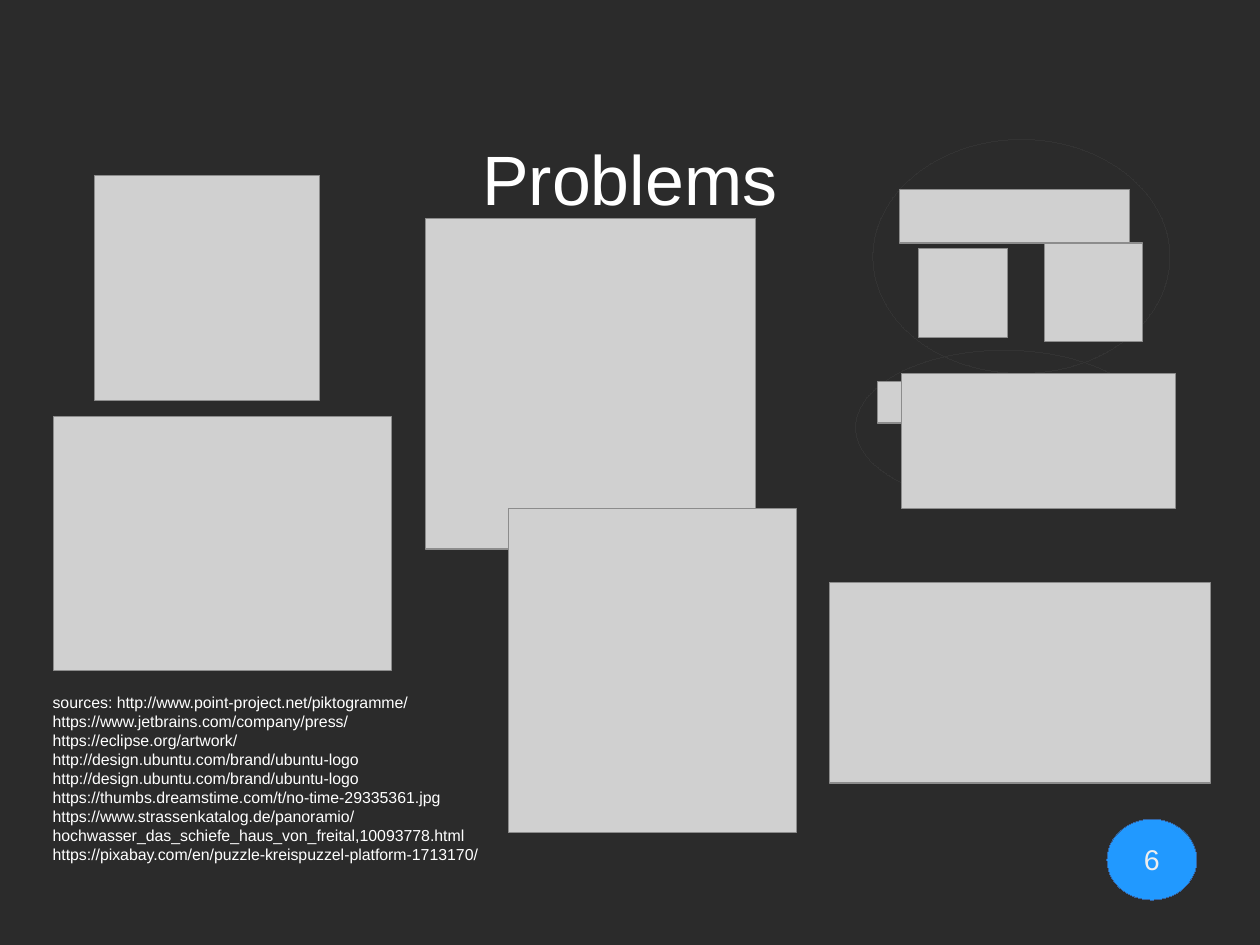
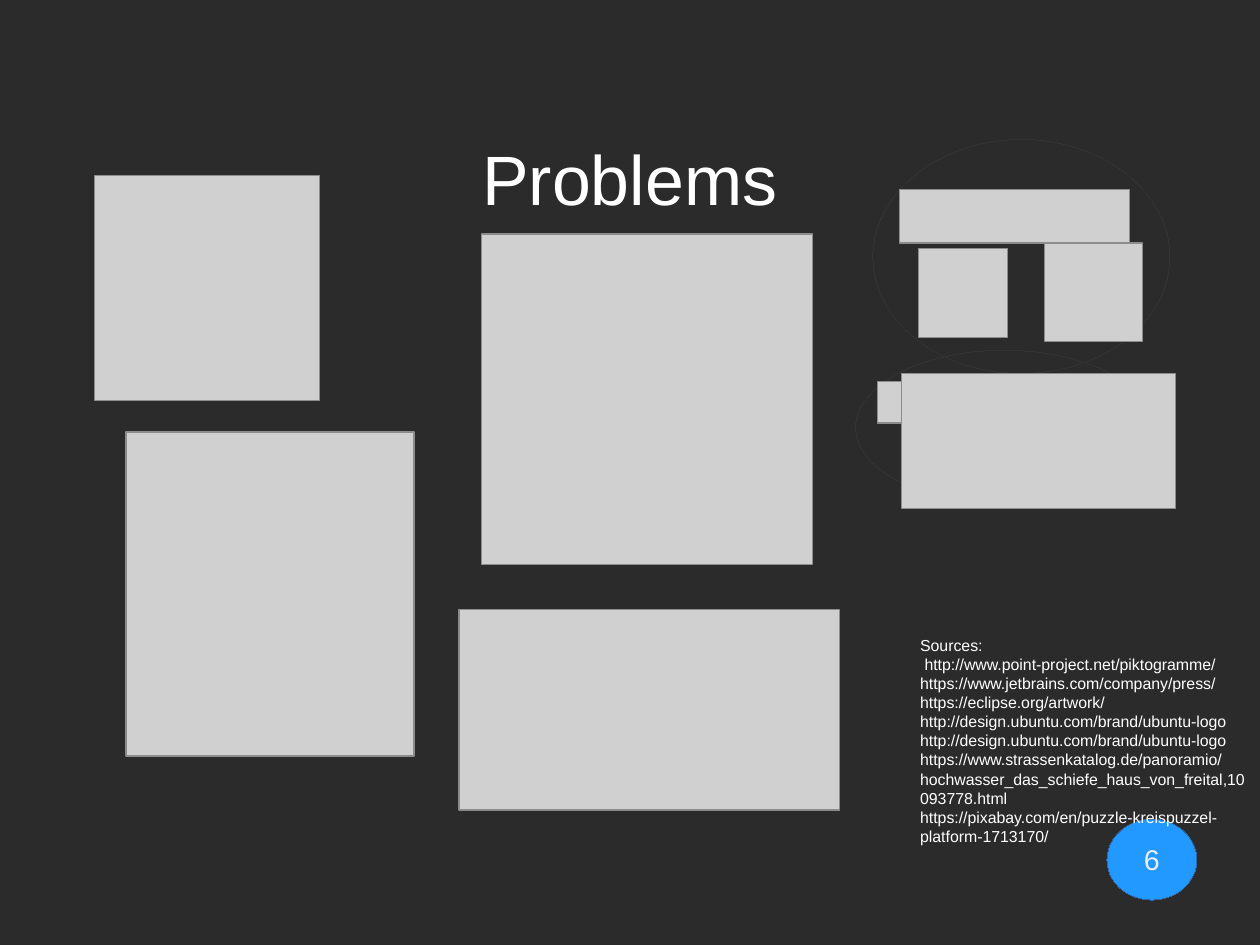
Before and after one commit to Geopras/IdeaWatcher, a slide deck: slide 6 of presentation/bassbiene.odp. Drawn at 1260x945 pixels with LibreOffice and Linux fonts; fonts in the diff are those of the drawing; grey boxes stand for pictures; background and template pictures are left out; a plain dark background stands for a picture behind light text. Boxes give left, top, right and bottom in pixels: in the first picture for what was removed or moved away, otherwise in the second. Text is boxed around its words. In the diff, an @@ line names an element or a change of style, - is before the commit and + after.

```diff
--- a/presentation/bassbiene.odp
+++ b/presentation/bassbiene.odp
@@ picture: place and size @@
-picture at bbox=[425, 218, 756, 549]
+picture at bbox=[481, 234, 812, 565]
@@ picture: place and size @@
-picture at bbox=[54, 416, 392, 670]
+picture at bbox=[126, 432, 414, 756]
@@ picture removed at bbox=[509, 509, 797, 832] @@
@@ picture: place and size @@
-picture at bbox=[830, 583, 1211, 783]
+picture at bbox=[460, 609, 840, 810]
@@ text at bbox=[920, 640, 1245, 846]: text changed @@
-sources: http://www.point-project.net/piktogramme/
-https://www.jetbrains.com/company/press/
-https://eclipse.org/artwork/
-http://design.ubuntu.com/brand/ubuntu-logo
-http://design.ubuntu.com/brand/ubuntu-logo
-https://thumbs.dreamstime.com/t/no-time-29335361.jpg
-https://www.strassenkatalog.de/panoramio/hochwasser_das_schiefe_haus_von_freital,10093778.html
-https://pixabay.com/en/puzzle-kreispuzzel-platform-1713170/
+Sources:
+http://www.point-project.net/piktogramme/
+https://www.jetbrains.com/company/press/
+https://eclipse.org/artwork/
+http://design.ubuntu.com/brand/ubuntu-logo
+http://design.ubuntu.com/brand/ubuntu-logo
+https://www.strassenkatalog.de/panoramio/hochwasser_das_schiefe_haus_von_freital,10093778.html
+https://pixabay.com/en/puzzle-kreispuzzel-platform-1713170/
```
Also in this commit, not shown: 1 other slide changed, 1 other file.
